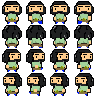
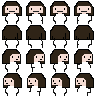
Two versions of the same layered image (96x96). Layer-by-layer changes:
renamed "Layer 20" to "Layer 69", painted on it over [2, 2, 94, 96]
removed layer "Layer 19" over [0, 2, 94, 72]
added group "Group 1" with 14 layers over [5, 13, 92, 96]
added layer "outline" in group "Group 1" over [5, 13, 92, 96]
added layer "necklace" in group "Group 1" over [8, 13, 88, 86]
added layer "Layer 42" in group "Group 1" over [9, 14, 87, 88]
added layer "Layer 43" in group "Group 1" over [6, 14, 91, 92]
added layer "Layer 44" in group "Group 1" over [6, 16, 91, 92]
added layer "Layer 45" in group "Group 1" over [7, 16, 89, 91]
added layer "Layer 46" in group "Group 1" over [7, 19, 89, 92]
added layer "Layer 47" in group "Group 1" over [8, 21, 91, 96]
added layer "Layer 48" in group "Group 1" over [9, 18, 87, 91]
added layer "Layer 49" in group "Group 1" over [10, 18, 86, 91]
added layer "Layer 50" in group "Group 1" over [9, 19, 87, 92]
added layer "Layer 51" in group "Group 1" over [8, 19, 88, 92]
added layer "Layer 52" in group "Group 1" over [9, 20, 87, 93]
added layer "Layer 53" in group "Group 1" over [7, 20, 89, 94]
